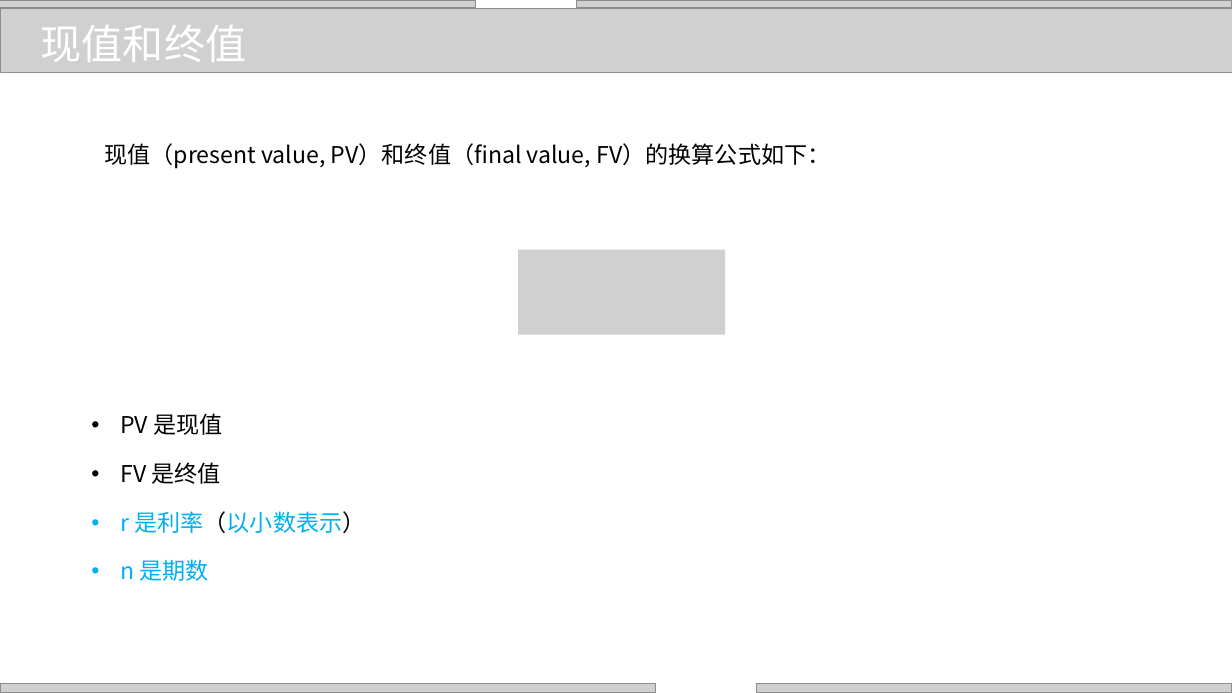
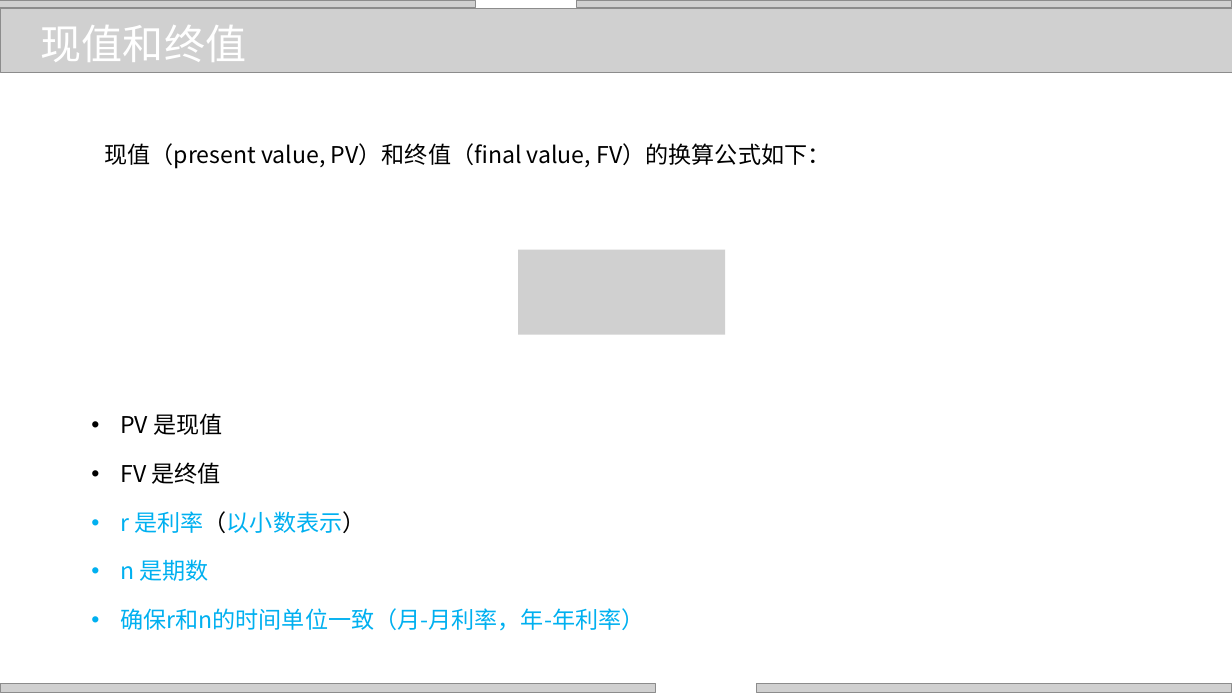
Before and after one commit to zhangjianzhang/internet_credit, a slide deck: slide 5 of files/slides/lecture_17.pptx (slide 6 before the commit). Drawn at 1232x693 pixels with LibreOffice and Linux fonts; fonts in the diff are those of the drawing; grey boxes stand for pictures; background and template pictures are left out. Boxes give left, top, right and bottom in pixels: in the first picture for what was removed or moved away, otherwise in the second. Text is boxed around its words. In the diff, an @@ line names an element or a change of style, - is before the commit and + after.

```diff
--- a/files/slides/lecture_17.pptx
+++ b/files/slides/lecture_17.pptx
@@ text at (120, 608, 644, 631): paragraph added @@
+• 确保r和n的时间单位一致（月-月利率，年-年利率）
```
Also in this commit, not shown: 1 other slide changed, 1 slide removed, 6 other files.
